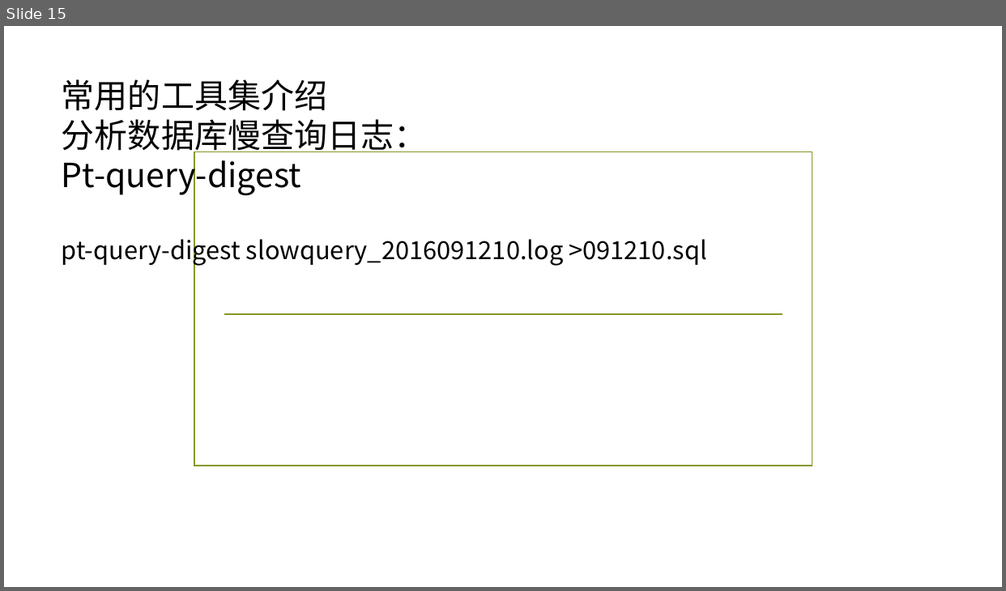
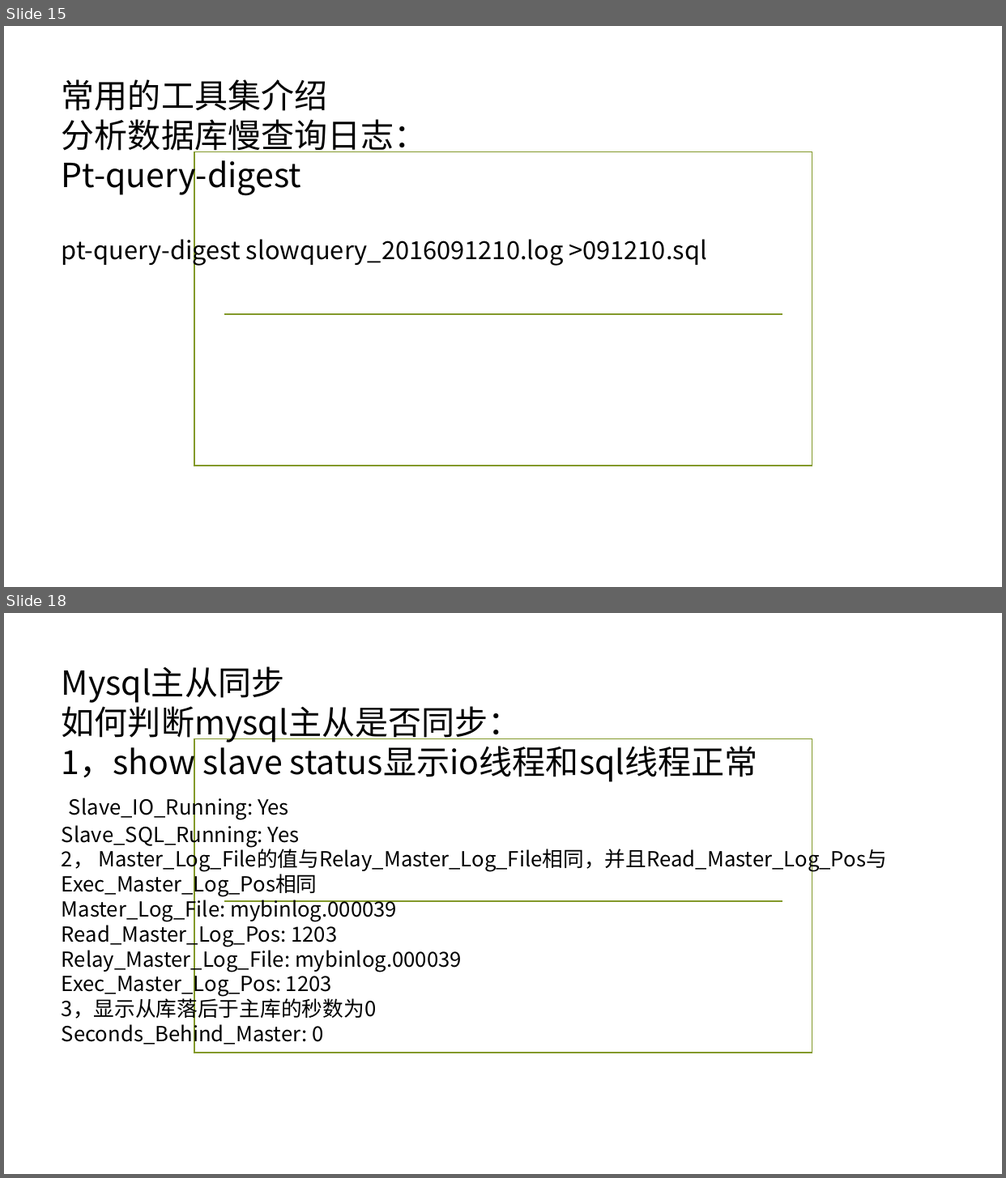
Before and after one commit to ronghuaihai/sharefiles, a slide deck: 数据库演示.pptx. Shown one above the other, each under a label of ours: slide 15 before the commit, slides 15 and 18 after it; the slides between them are not shown. The pictures are 1006x591 and 1006x1178 pixels, drawn with LibreOffice and Linux fonts; fonts in the diff are those of the drawing; background and template pictures are left out. Boxes give left, top, right and bottom in pixels: in the first picture for what was removed or moved away, otherwise in the second. Text is boxed around its words. In the diff, an @@ line names an element or a change of style, - is before the commit and + after.

```diff
--- a/数据库演示.pptx
+++ b/数据库演示.pptx
@@ slide 18 added at bbox=[4, 613, 1002, 1174], background picture (left out); not listed: 2 template elements that a slide beside it also shows @@
@@ text added at bbox=[62, 666, 887, 1047], 20 pt, text #000000 @@
+Mysql主从同步
+如何判断mysql主从是否同步：
+1，show slave status显示io线程和sql线程正常
+Slave_IO_Running: Yes
+Slave_SQL_Running: Yes
+2， Master_Log_File的值与Relay_Master_Log_File相同，并且Read_Master_Log_Pos与Exec_Master_Log_Pos相同
+Master_Log_File: mybinlog.000039
+Read_Master_Log_Pos: 1203
+Relay_Master_Log_File: mybinlog.000039
+Exec_Master_Log_Pos: 1203
+3，显示从库落后于主库的秒数为0
+Seconds_Behind_Master: 0
```
Also in this commit, not shown: 2 other slides added.
